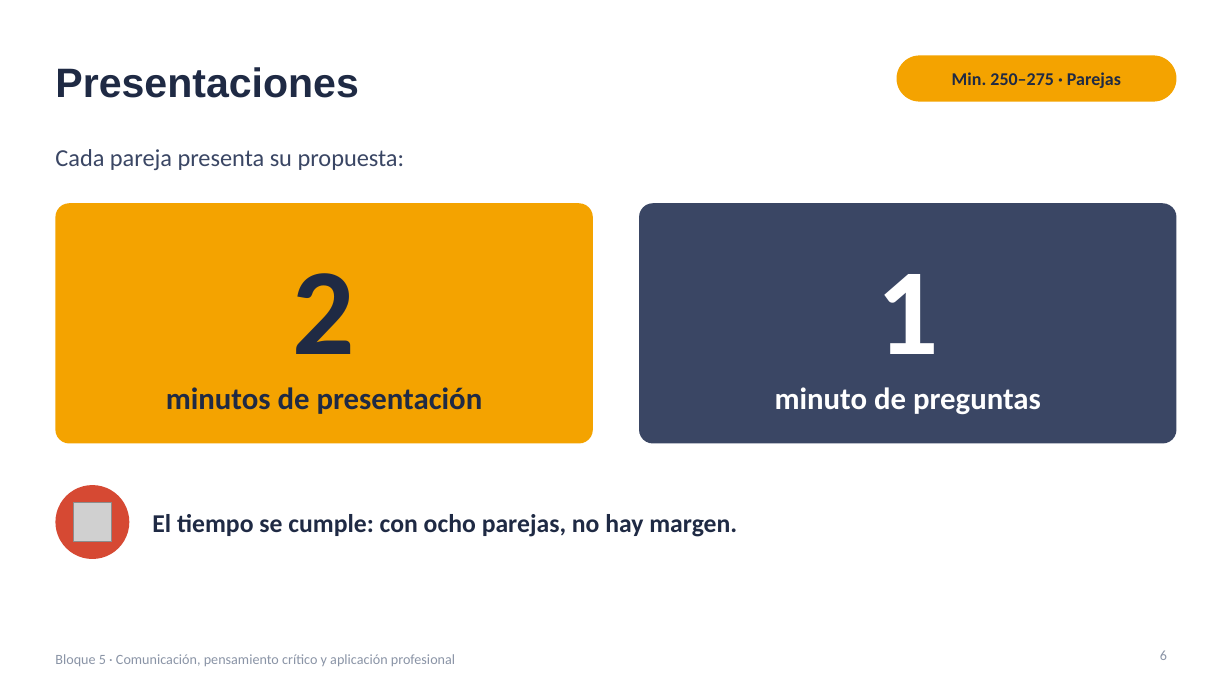
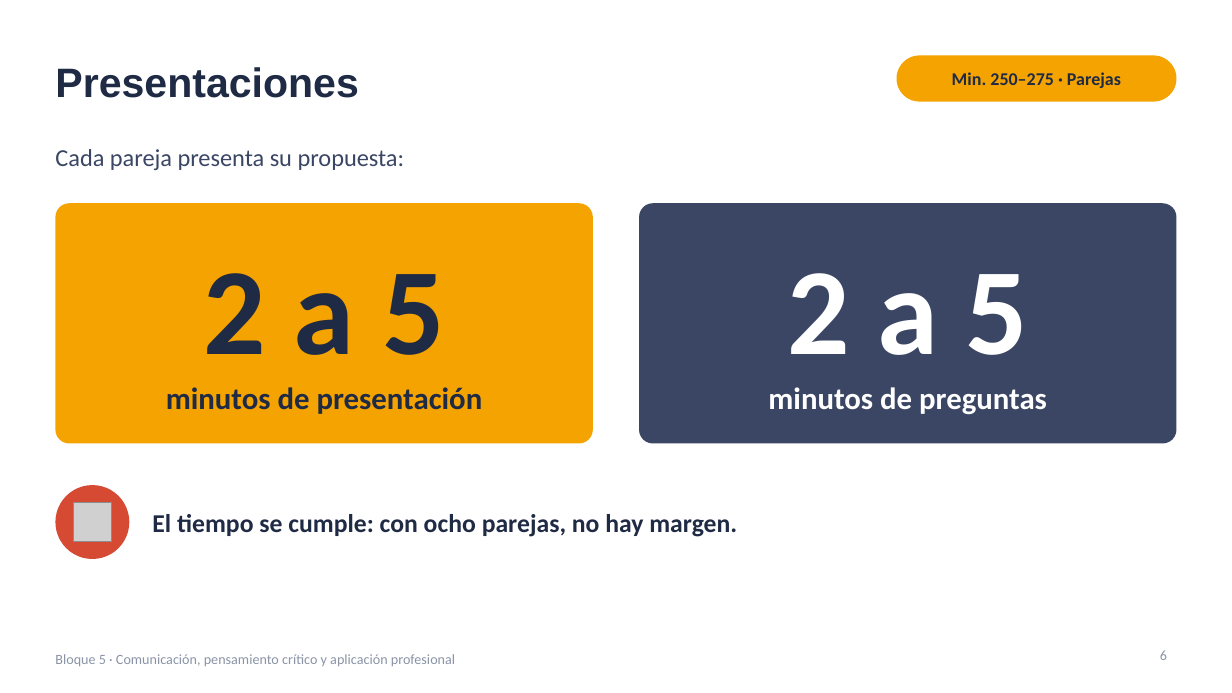
Before and after one commit to jjnieto/creatividad-ofimatica-ia, a slide deck: slide 6 of diapositivas/bloque5.pptx. Drawn at 1232x693 pixels with LibreOffice and Linux fonts; fonts in the diff are those of the drawing; grey boxes stand for pictures. Boxes give left, top, right and bottom in pixels: in the first picture for what was removed or moved away, otherwise in the second. Text is boxed around its words. In the diff, an @@ line names an element or a change of style, - is before the commit and + after.

```diff
--- a/diapositivas/bloque5.pptx
+++ b/diapositivas/bloque5.pptx
@@ text at box(203, 273, 444, 355): text changed @@
-2
+2 a 5
@@ text at box(768, 273, 1047, 414): text changed @@
-1
-minuto de preguntas
+2 a 5
+minutos de preguntas
```
Also in this commit, not shown: 1 other slide changed, 2 slides removed, 1 other file.
